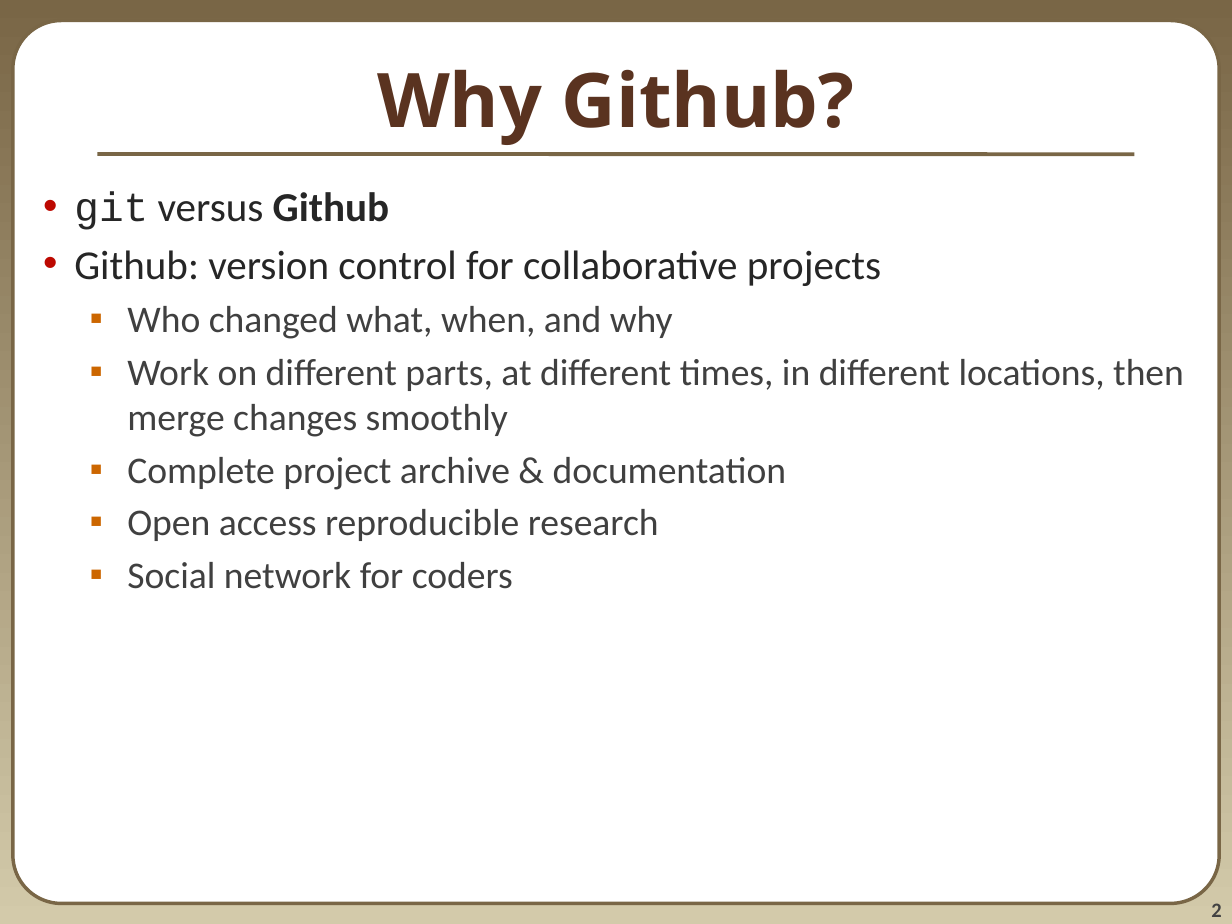
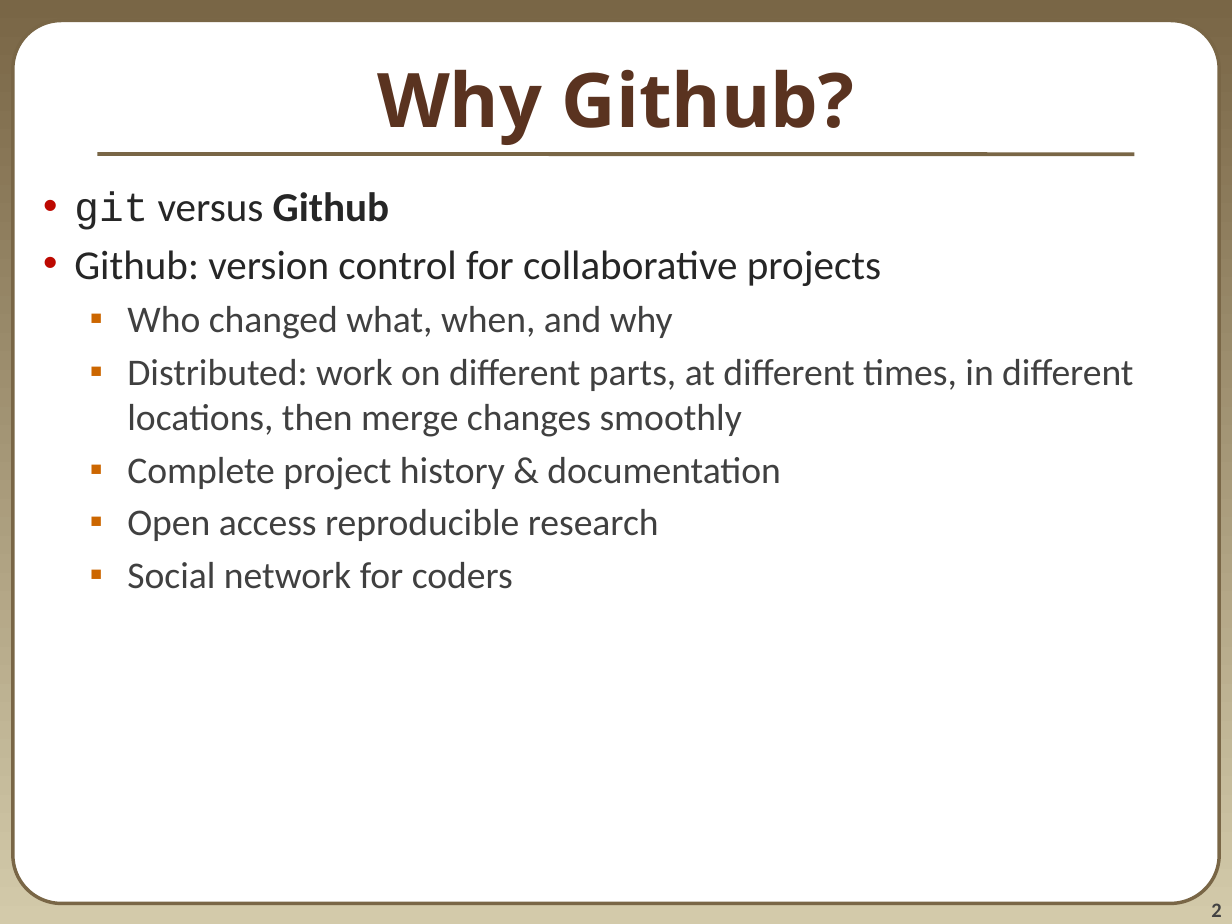
Before and after one commit to lahoffm/github_help, a slide deck: slide 2 of Github introduction Lukas.pptx. Drawn at 1232x924 pixels with LibreOffice and Linux fonts; fonts in the diff are those of the drawing. Boxes give left, top, right and bottom in pixels: in the first picture for what was removed or moved away, otherwise in the second. Text is boxed around its words. In the diff, an @@ line names an element or a change of style, - is before the commit and + after.

```diff
--- a/Github introduction Lukas.pptx
+++ b/Github introduction Lukas.pptx
@@ text at [127, 359, 1133, 490]: text changed @@
-  ▪ Work on different parts, at different times, in different locations, then merge changes smoothly
-  ▪ Complete project archive & documentation
+  ▪ Distributed: work on different parts, at different times, in different locations, then merge changes smoothly
+  ▪ Complete project history & documentation
```
Also in this commit, not shown: 11 other slides changed, 5 slides added, 2 slides removed, 2 other files.
